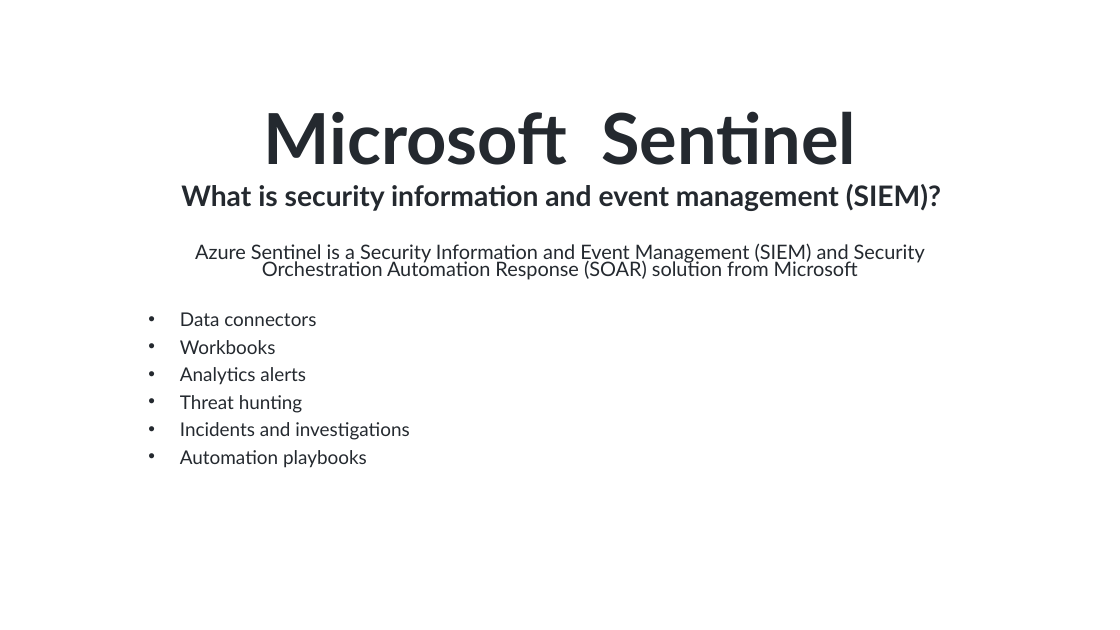
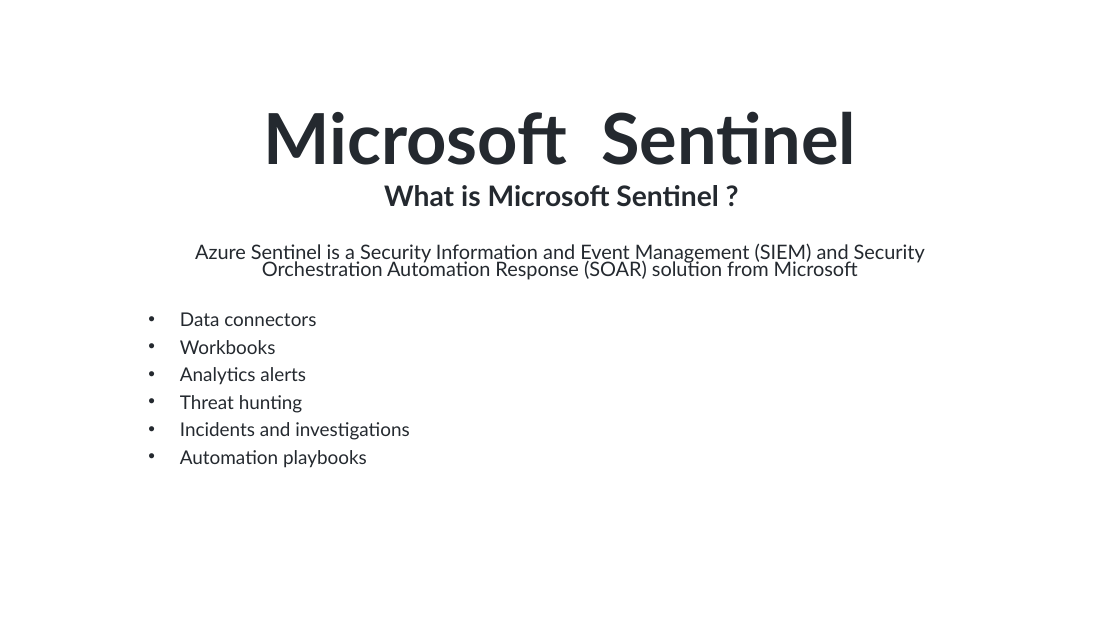
Before and after one commit to azurecorner/Meetup-Azure-Microsoft-365-Community-Microsoft-Sentinel, a slide deck: slide 2 of Presentation.pptx. Drawn at 1120x630 pixels with LibreOffice and Linux fonts; fonts in the diff are those of the drawing. Boxes give left, top, right and bottom in pixels: in the first picture for what was removed or moved away, otherwise in the second. Text is boxed around its words. In the diff, an @@ line names an element or a change of style, - is before the commit and + after.

```diff
--- a/Presentation.pptx
+++ b/Presentation.pptx
@@ subtitle at <box>384,185,719,207</box>: text changed @@
-What is security information and event management (SIEM)?
+What is Microsoft Sentinel ?
```
Also in this commit, not shown: 2 other slides changed, 1 other file.
